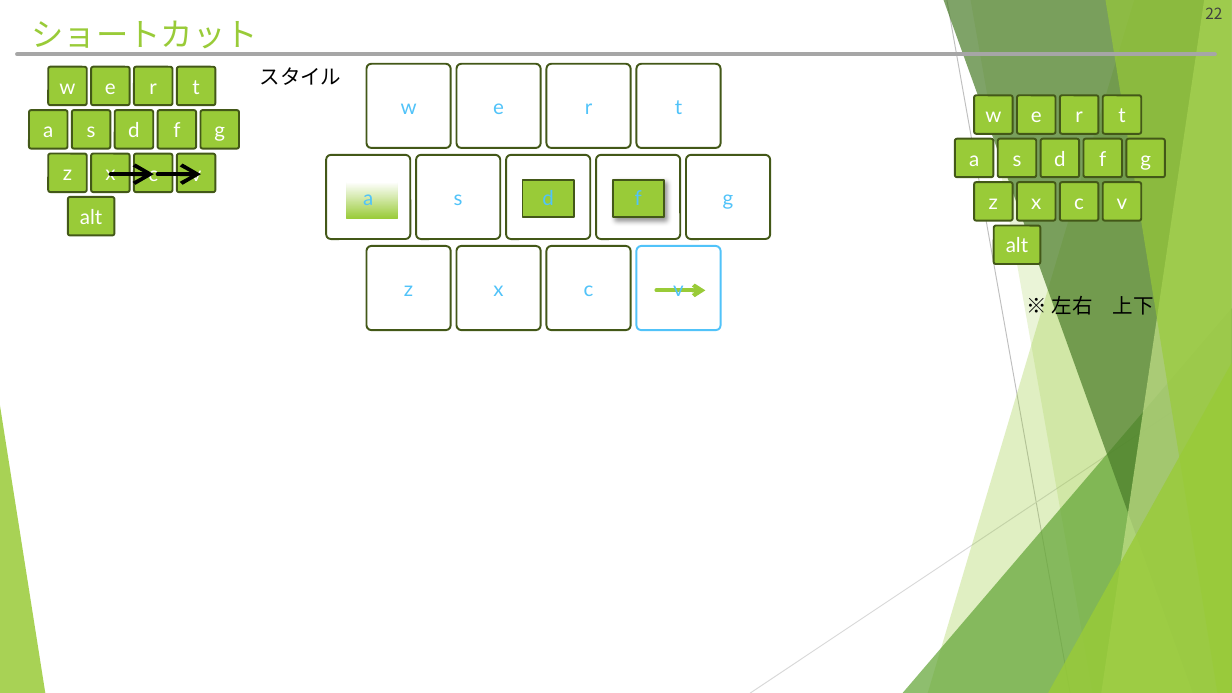
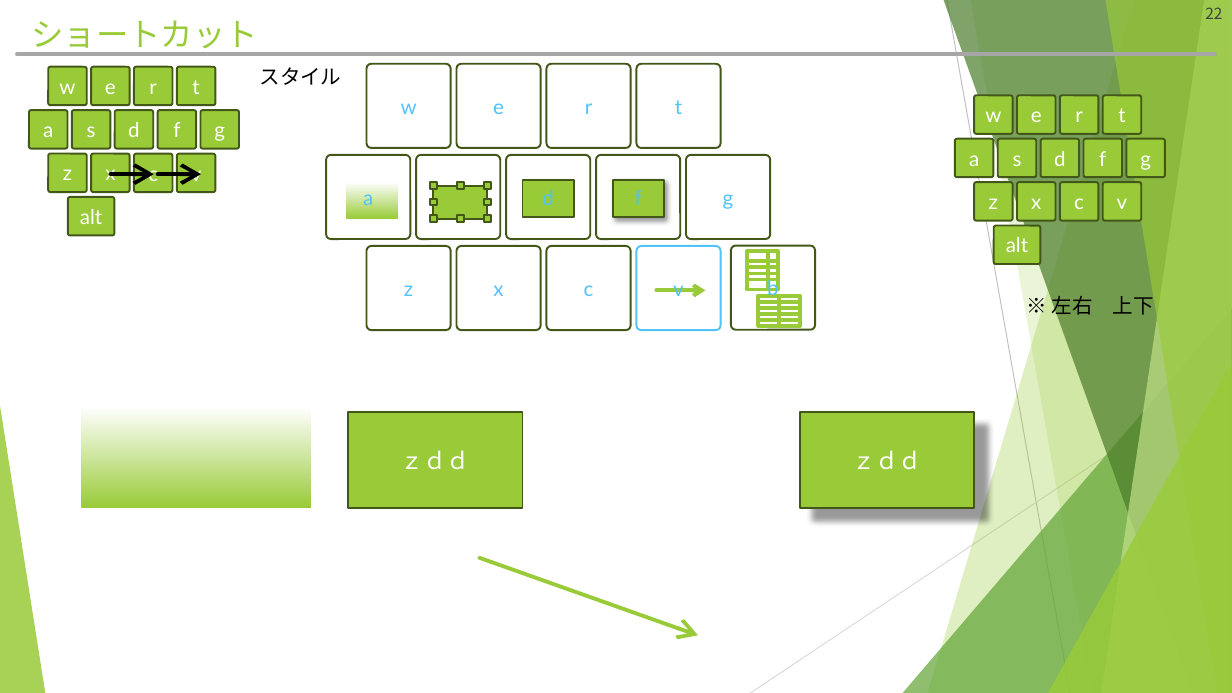
Before and after one commit to hitsuji-ga-u/pawapo, a slide deck: slide 22 of slide/customUI_debug.pptm. Drawn at 1232x693 pixels with LibreOffice and Linux fonts; fonts in the diff are those of the drawing. Boxes give left, top, right and bottom in pixels: in the first picture for what was removed or moved away, otherwise in the second. Text is boxed around its words. In the diff, an @@ line names an element or a change of style, - is before the commit and + after.

```diff
--- a/slide/customUI_debug.pptm
+++ b/slide/customUI_debug.pptm
@@ group added at (430,182,491,222): 9 rectangles @@
@@ rounded rectangle added at (731,246,815,330), outline #435919 1.5 pt, 16 pt, text #51C3F9 @@
+b
@@ rectangle added at (748,251,768,262), outline #99CB38 3 pt @@
@@ rectangle added at (748,262,768,268), outline #99CB38 3 pt @@
@@ rectangle added at (748,267,768,274), outline #99CB38 3 pt @@
@@ rectangle added at (768,251,778,262), outline #99CB38 3 pt @@
@@ rectangle added at (768,262,778,268), outline #99CB38 3 pt @@
@@ rectangle added at (768,267,778,274), outline #99CB38 3 pt @@
@@ rectangle added at (748,274,768,280), outline #99CB38 3 pt @@
@@ rectangle added at (748,280,768,290), outline #99CB38 3 pt @@
@@ rectangle added at (768,274,778,280), outline #99CB38 3 pt @@
@@ rectangle added at (768,280,778,290), outline #99CB38 3 pt @@
@@ group added at (759,296,799,326): 10 rectangles @@
@@ freeform shape added at (81,408,311,508), fill gradient #99CB38 to #FFFFFF @@
@@ freeform shape added at (348,412,523,507), fill #99CB38, outline #435919 1.5 pt, 18 pt, text #FFFFFF @@
+ｚｄｄ
@@ freeform shape added at (799,412,974,507), fill #99CB38, outline #435919 1.5 pt, 18 pt, text #FFFFFF @@
+ｚｄｄ
@@ arrow added from (480, 558) to (698, 636), #99CB38 3 pt @@
```
Also in this commit, not shown: 5 other slides changed, 3 slides added, 1 slide removed, 2 other files.
